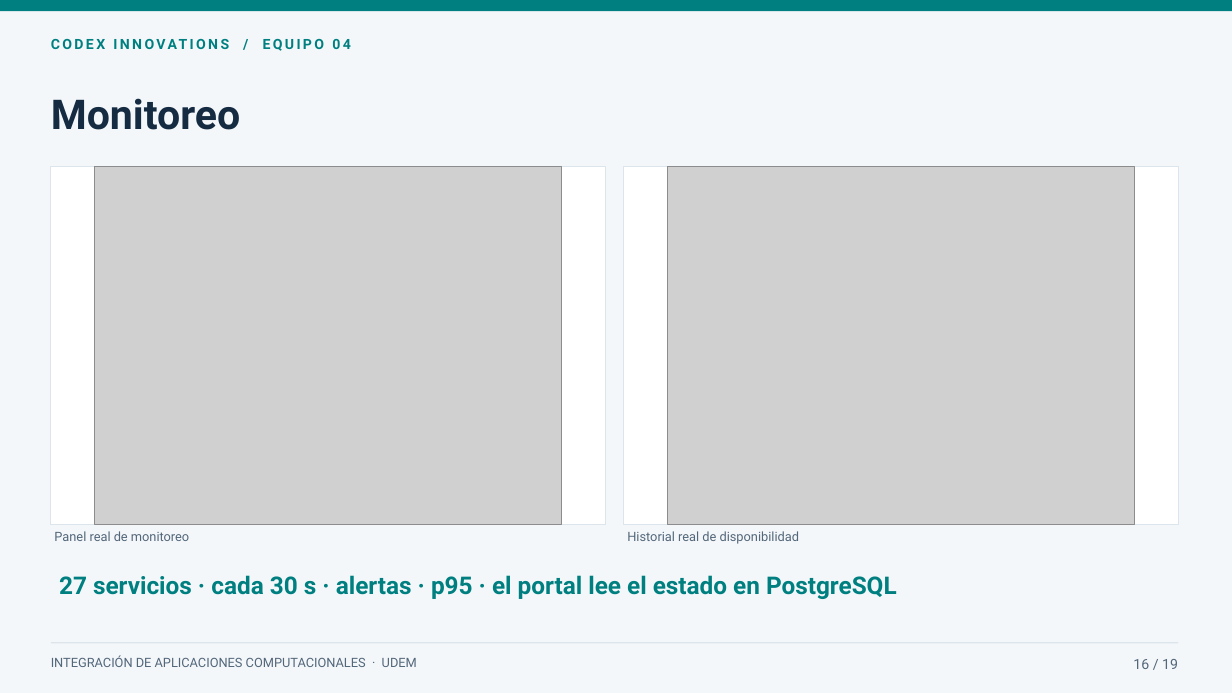
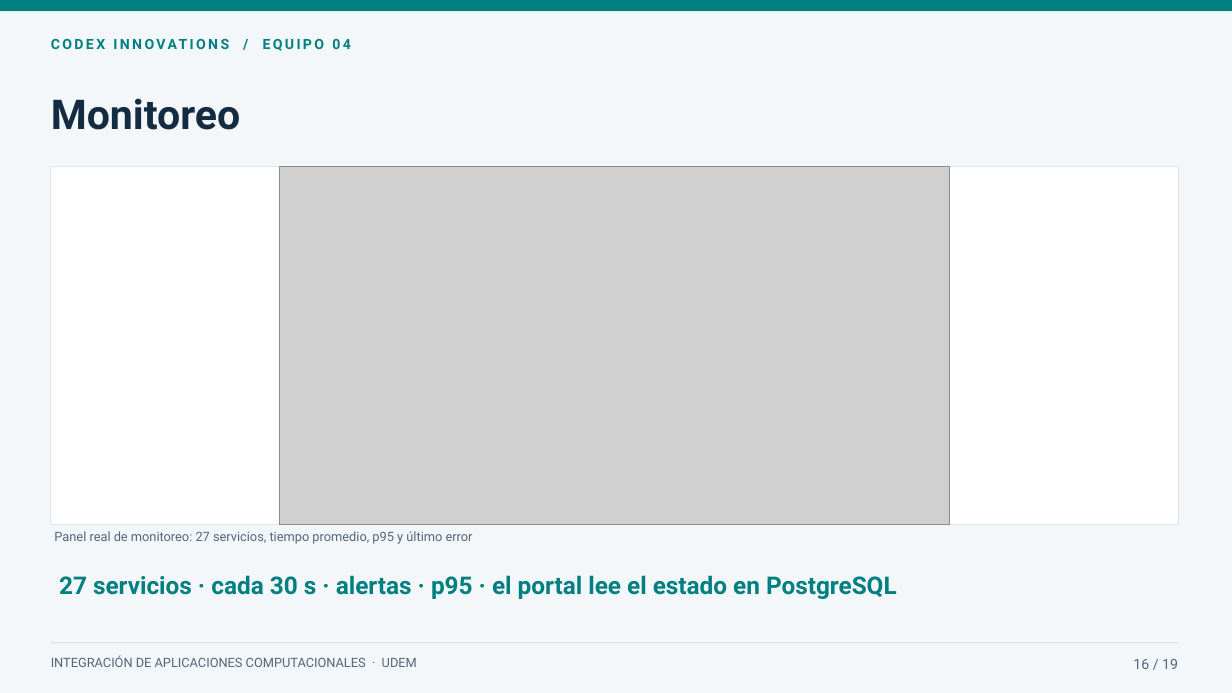
Before and after one commit to mauro-castp/proyecto-integracion, a slide deck: slide 16 of presentacion/Microhubs · Presentación final.pptx. Drawn at 1232x693 pixels with LibreOffice and Linux fonts; fonts in the diff are those of the drawing; grey boxes stand for pictures. Boxes give left, top, right and bottom in pixels: in the first picture for what was removed or moved away, otherwise in the second. Text is boxed around its words. In the diff, an @@ line names an element or a change of style, - is before the commit and + after.

```diff
--- a/presentacion/Microhubs · Presentación final.pptx
+++ b/presentacion/Microhubs · Presentación final.pptx
@@ rectangle resized from (x1=51, y1=166, x2=605, y2=525) to (x1=51, y1=166, x2=1178, y2=525) @@
@@ picture removed at (x1=94, y1=166, x2=562, y2=525) @@
@@ picture added at (x1=279, y1=166, x2=950, y2=525) @@
@@ rectangle removed at (x1=624, y1=166, x2=1178, y2=525) @@
@@ picture removed at (x1=667, y1=166, x2=1135, y2=525) @@
@@ text at (x1=54, y1=531, x2=473, y2=544): text changed @@
-Panel real de monitoreo
+Panel real de monitoreo: 27 servicios, tiempo promedio, p95 y último error
@@ text removed at (x1=627, y1=531, x2=799, y2=544) @@
-Historial real de disponibilidad
```
Also in this commit, not shown: 9 other slides changed, 23 other files.
